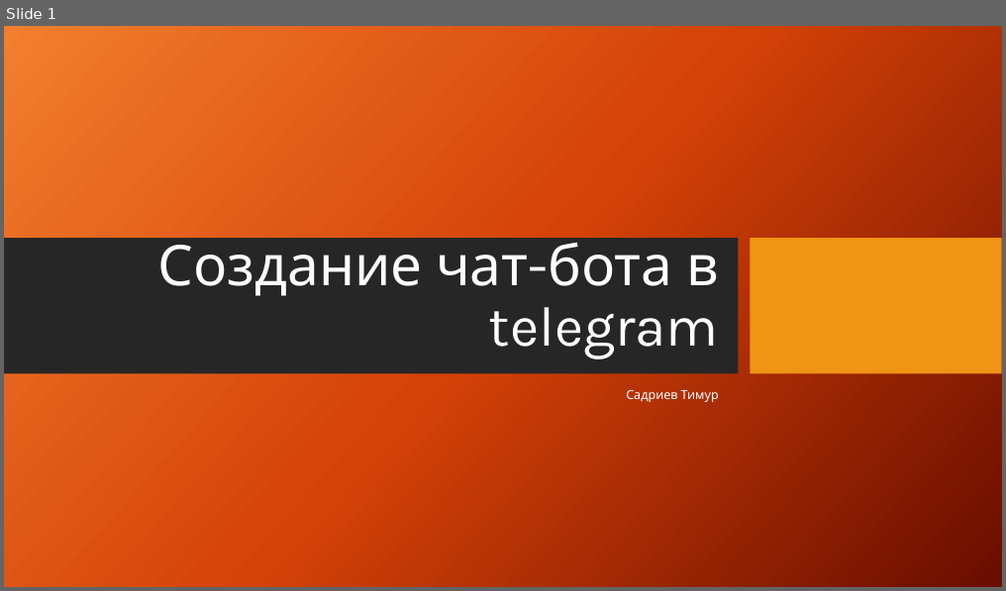
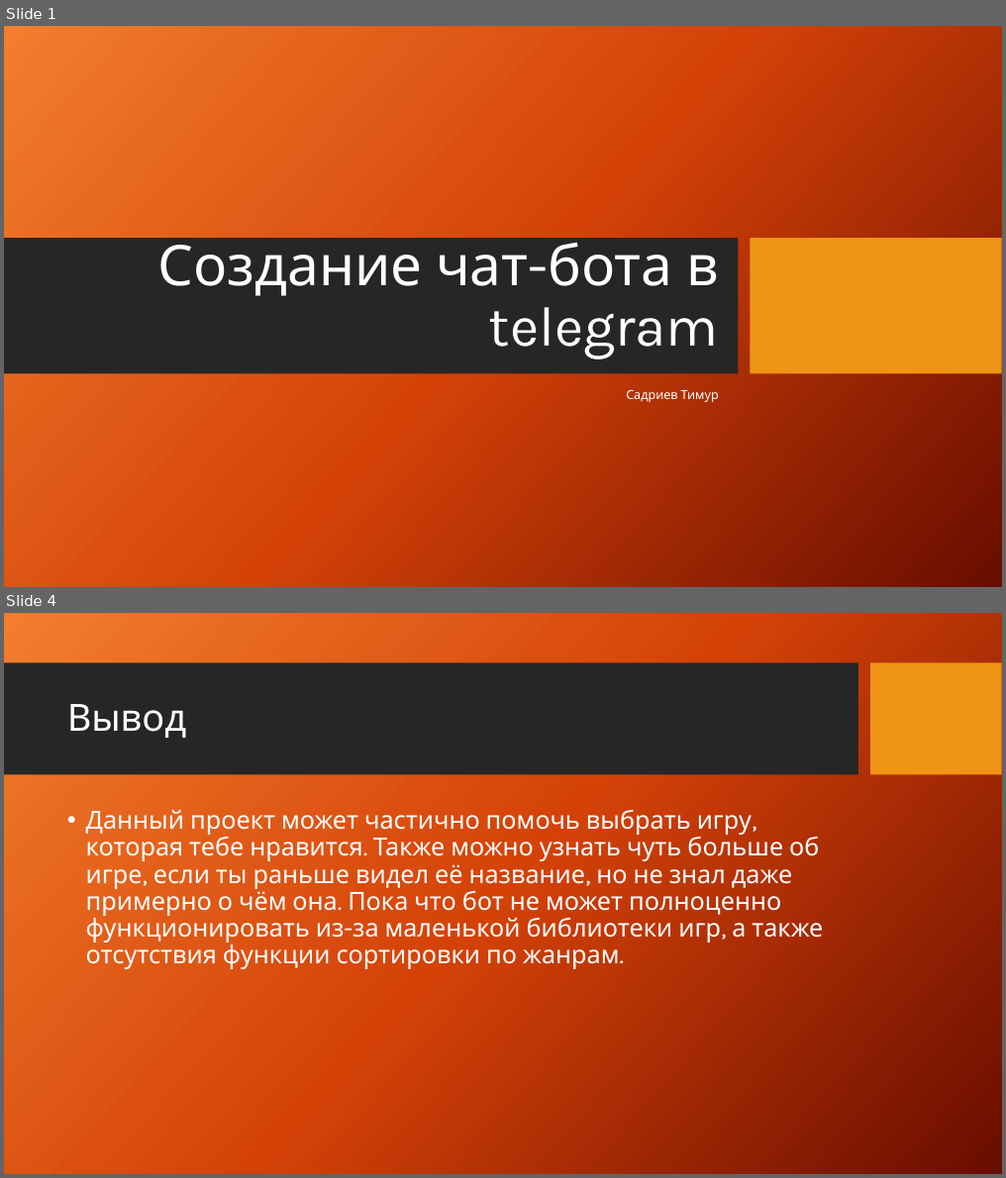
Before and after one commit to Hart1lt/YandexProjectBot, a slide deck: Чат-бот в telegram.pptx. Shown one above the other, each under a label of ours: slide 1 before the commit, slides 1 and 4 after it; the slides between them are not shown. The pictures are 1006x591 and 1006x1178 pixels, drawn with LibreOffice and Linux fonts; fonts in the diff are those of the drawing; background and template pictures are left out. Boxes give left, top, right and bottom in pixels: in the first picture for what was removed or moved away, otherwise in the second. Text is boxed around its words. In the diff, an @@ line names an element or a change of style, - is before the commit and + after.

```diff
--- a/Чат-бот в telegram.pptx
+++ b/Чат-бот в telegram.pptx
@@ slide 4 added at [4,613,1002,1174], background picture (left out) @@
@@ rectangle added at [4,663,858,775], fill #262626 @@
@@ rectangle added at [871,663,1002,775], fill #F09415 @@
@@ title added at [67,704,187,738], 36 pt, text #FFFFFF @@
+Вывод
@@ text added at [86,810,823,969], 24 pt, text #FFFFFF @@
+• Данный проект может частично помочь выбрать игру, которая тебе нравится. Также можно узнать чуть больше об игре, если ты раньше видел её название, но не знал даже примерно о чём она. Пока что бот не может полноценно функционировать из-за маленькой библиотеки игр, а также отсутствия функции сортировки по жанрам.
```
Also in this commit, not shown: 2 slides changed, 1 other file.
